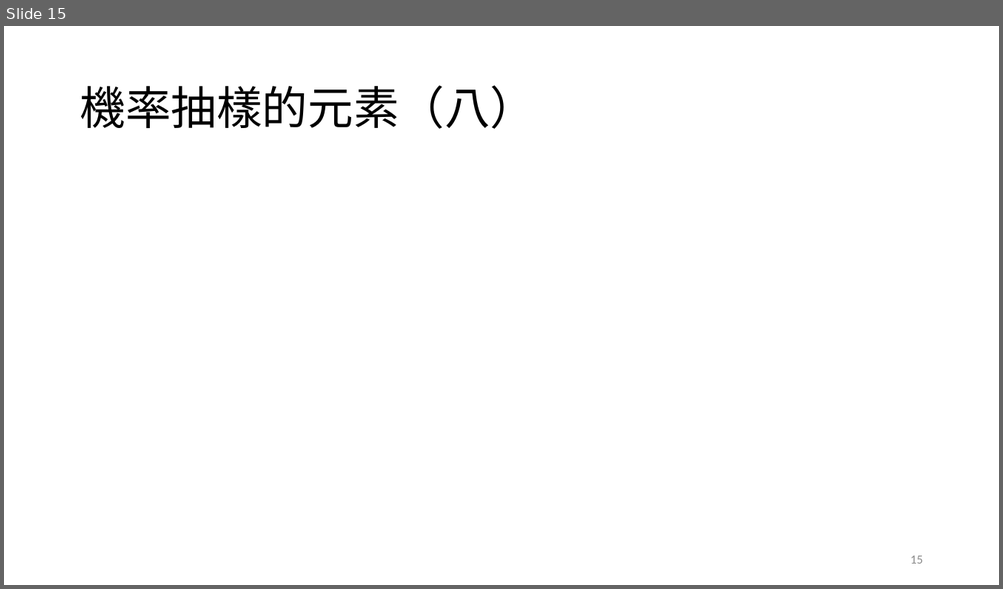
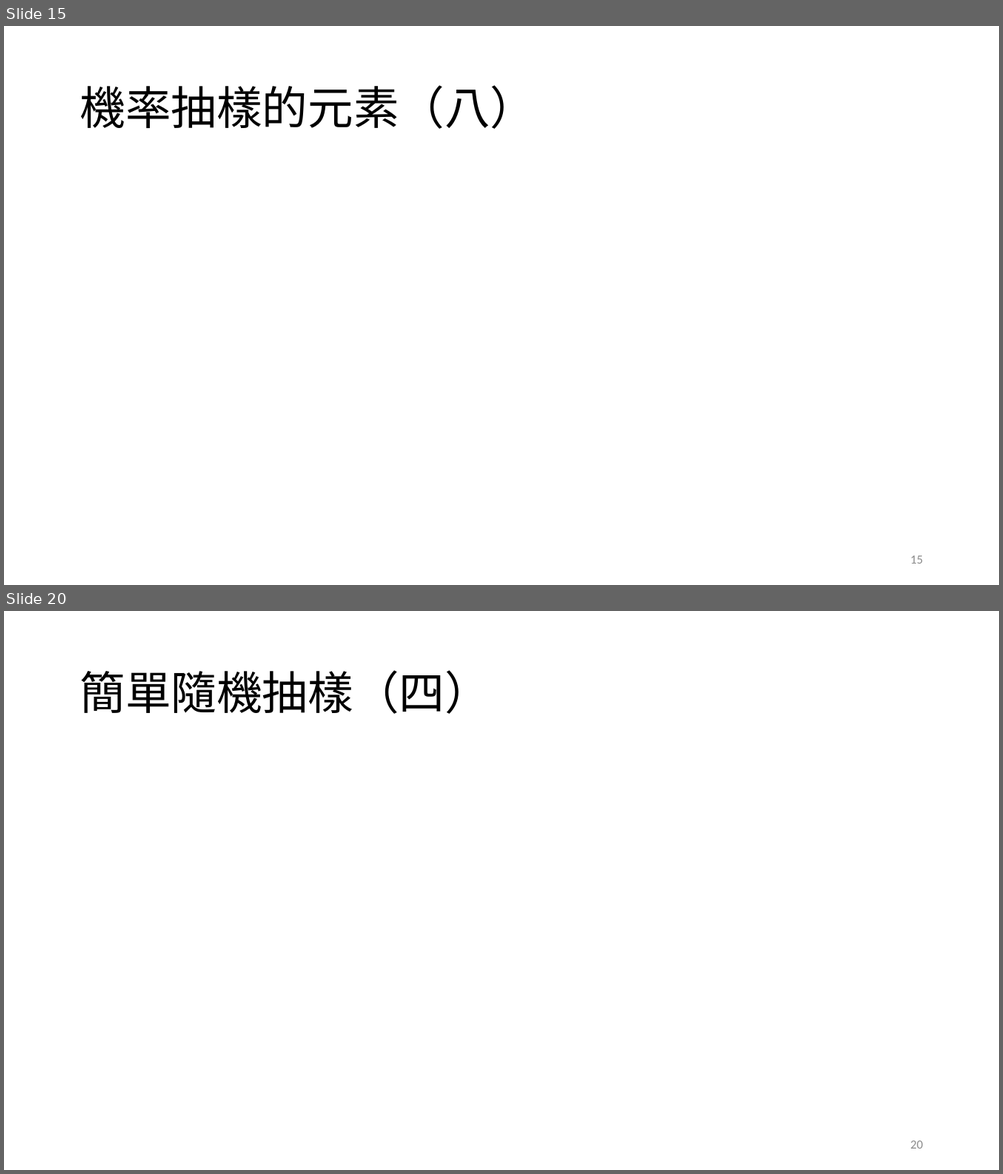
Before and after one commit to TsaiChiahung/PublicOpinion2026, a slide deck: 投影片/民意與調查Week5.pptx. Shown one above the other, each under a label of ours: slide 15 before the commit, slides 15 and 20 after it; the slides between them are not shown. The pictures are 1003x589 and 1003x1174 pixels, drawn with LibreOffice and Linux fonts; fonts in the diff are those of the drawing; grey boxes stand for pictures. Boxes give left, top, right and bottom in pixels: in the first picture for what was removed or moved away, otherwise in the second. Text is boxed around its words. In the diff, an @@ line names an element or a change of style, - is before the commit and + after.

```diff
--- a/投影片/民意與調查Week5.pptx
+++ b/投影片/民意與調查Week5.pptx
@@ slide 20 added at (4, 611, 999, 1170), background #FFFFFF @@
@@ title added at (79, 670, 489, 714), 44 pt, text #000000 @@
+簡單隨機抽樣（四）
@@ page number added at (910, 1141, 922, 1149), 12 pt, text #8C8C8C @@
+20
```
Also in this commit, not shown: 1 slide changed, 9 other slides added.
